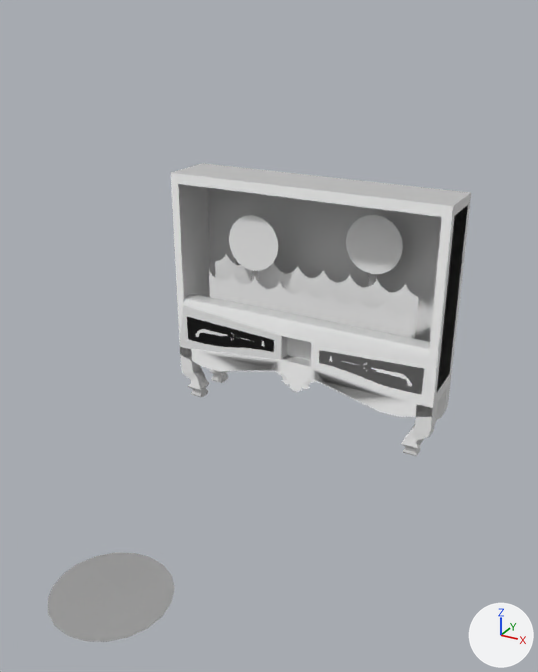
An edit to the FBX model TreasureDefence/Assets/Models/ArcadeMachines/TD_Model_ShootingRange.fbx, drawn before and after from the same camera.
The view is the same before and after, from a camera (50 mm lens) standing at (0.159, -0.262, 0.194) and looking at (0.02, -0.009, 0.068). The axes (+X, +Y, +Z) are drawn at lower right. The lights are the same throughout. Where no turn or scale is listed for an object, it has been applied to the vertices. Vertices at the same position are counted once.

Names of what the first picture shows: 'ShootingRangeBox', 'StandingPoint', 'StandingPoint2', 'StartTarget', 'Stick', 'Stick1', 'Water1', 'Water2'.
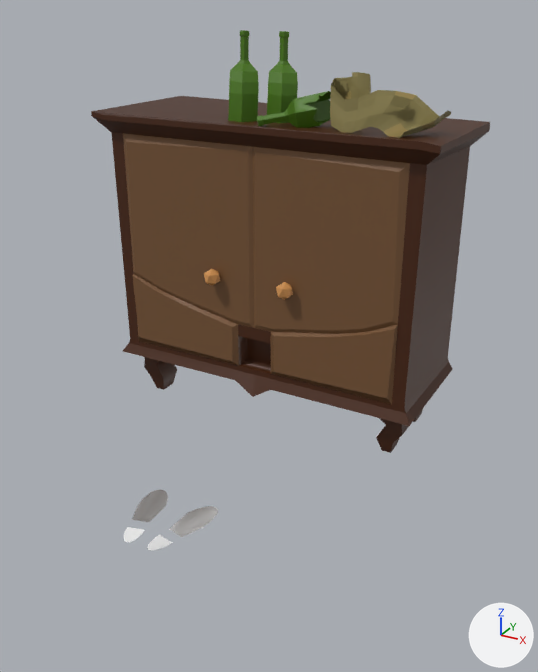
Changed parts and their boxes (x1, y1, x2, y2) in the pictures (538 x 672 px):
'ShootingRangeBox', deleted: before (171, 163, 471, 456)
'WoodenDesk1', added (brown): after (91, 96, 490, 453)
'Door2', added (brown): after (253, 147, 410, 334)
'Door1', added (brown): after (123, 134, 254, 328)
'StandingPoint', reshaped, moved (25% narrower, 31% shorter): before (48, 552, 175, 642); after (123, 489, 218, 551)
'Water1', deleted: before (209, 270, 414, 338)
'PaperRoll', added (yellow): after (330, 72, 451, 138)
'Water2', deleted: before (215, 254, 418, 339)
'StandingPoint2', deleted: before (346, 215, 403, 274)
'StartTarget', deleted: before (229, 215, 278, 271)
'WineBottle1', added (green): after (228, 30, 259, 122)
'WineBottle2', added (green): after (267, 31, 298, 123)
'BrokenWindeBottle', added (green): after (257, 91, 331, 128)
'Door_handle', added: after (276, 282, 293, 300)
'WoodenDesk2', added: after (204, 269, 220, 286)
'Stick1', deleted: before (368, 273, 376, 287)
'Stick', deleted: before (252, 271, 258, 281)

The change, as a diff of the scene's bpy script:
```diff
--- a/TreasureDefence/Assets/Models/ArcadeMachines/TD_Model_ShootingRange.fbx.py
+++ b/TreasureDefence/Assets/Models/ArcadeMachines/TD_Model_ShootingRange.fbx.py
@@ me_mesh_003 @@
-me_mesh_003.from_pydata(...)  # 21 vertices, 20 faces; spans x -0.0238..0.0238, y -0.0238..0.0238, z 0.0
+me_mesh_003.from_pydata(...)  # 48 vertices, 40 faces; spans x -0.017..0.017, y -0.0181..0.0181, z 0.0
+# me_mesh_003 part 1: the whole mesh is rebuilt
 me_mesh_003.materials.append(mat_blinn1)
@@ ob_water1 @@
-ob_water1 = bpy.data.objects.new('Water1', me_mesh_001)
@@ ob_water2 @@
-ob_water2 = bpy.data.objects.new('Water2', me_mesh_002)
@@ ob_starttarget @@
-ob_starttarget = bpy.data.objects.new('StartTarget', me_mesh_004)
@@ ob_standingpoint @@
 ob_standingpoint = bpy.data.objects.new('StandingPoint', me_mesh_003)
-ob_standingpoint.location = (0.0, -0.0974, -0.0098)
+ob_standingpoint.location = (-0.0001, -0.0627, 0.0008)
@@ ob_shootingrangebox @@
-ob_shootingrangebox = bpy.data.objects.new('ShootingRangeBox', me_mesh)
@@ ob_stick @@
-ob_stick = bpy.data.objects.new('Stick', me_mesh_005)
@@ ob_standingpoint2 @@
-ob_standingpoint2 = bpy.data.objects.new('StandingPoint2', me_mesh_006)
@@ ob_stick1 @@
-ob_stick1 = bpy.data.objects.new('Stick1', me_mesh_007)
@@ ob_brokenwindebottle @@
+ob_brokenwindebottle = bpy.data.objects.new('BrokenWindeBottle', me_mesh_007_1)  # 58 vertices, 48 faces; spans x -0.026..0.0041, y -0.0158..0.008, z -0.0082..0.0066; in mat_leaves5 (dark green #47730c)
+ob_brokenwindebottle.location = (0.0234, 0.0339, 0.1563)
@@ ob_woodendesk1 @@
+ob_woodendesk1 = bpy.data.objects.new('WoodenDesk1', me_mesh_004_1)  # 144 vertices, 158 faces; spans x -0.154..0.017, y -0.059..0.016, z -0.011..0.14; in mat_material_066 (brown #472002), mat_material_070 (brown #775434)
+ob_woodendesk1.location = (0.0618, 0.0763, 0.0102)
@@ ob_door1 @@
+ob_door1 = bpy.data.objects.new('Door1', me_mesh_009)  # 14 vertices, 15 faces; spans x 0.0..0.0718, y -0.0019..0.0, z -0.0509..0.0352; in mat_material_007 (brown #775434)
+ob_door1.location = (-0.0782, 0.0243, 0.1045)
@@ ob_door2 @@
+ob_door2 = bpy.data.objects.new('Door2', me_mesh_011)  # 14 vertices, 15 faces; spans x -0.0715..0.0, y -0.0019..0.0005, z -0.0509..0.0352; in mat_material_007 (brown #775434)
+ob_door2.location = (0.065, 0.0233, 0.1045)
@@ ob_paperroll @@
+ob_paperroll = bpy.data.objects.new('PaperRoll', me_mesh_1)  # 100 vertices, 75 faces; spans x -0.0277..0.0209, y -0.0176..0.0077, z -0.0094..0.0137; in mat_material_071 (yellow #9b8f5c), mat_material_073 (yellow #b49e61)
+ob_paperroll.location = (0.054, 0.037, 0.1574)
@@ ob_winebottle2 @@
+ob_winebottle2 = bpy.data.objects.new('WineBottle2', me_mesh_006_1)  # 55 vertices, 52 faces; spans x -0.0056..0.0073, y -0.0064..0.0072, z -0.0086..0.0293; in mat_leaves5 (dark green #47730c)
+ob_winebottle2.location = (-0.0003, 0.0386, 0.1563)
@@ ob_door_handle @@
+ob_door_handle = bpy.data.objects.new('Door_handle', me_mesh_012)  # an icosphere of 20 faces spanning x -0.05689..-0.04911, y -0.05881..-0.05139, z 0.0319..0.0406; in mat_material_069 (orange #d39454)
+ob_door_handle.location = (0.0652, 0.0742, 0.0412)
@@ ob_woodendesk2 @@
+ob_woodendesk2 = bpy.data.objects.new('WoodenDesk2', me_mesh_010)  # an icosphere of 20 faces spanning x -0.00484..0.00294, y -0.00071..0.00671, z -0.0024..0.00629; in mat_material_069 (orange #d39454)
+ob_woodendesk2.location = (-0.0256, 0.0161, 0.0756)
@@ ob_winebottle1 @@
+ob_winebottle1 = bpy.data.objects.new('WineBottle1', me_mesh_005_1)  # 55 vertices, 52 faces; spans x -0.0056..0.0073, y -0.0064..0.0072, z -0.0086..0.0293; in mat_leaves5 (dark green #47730c)
+ob_winebottle1.location = (-0.0161, 0.0325, 0.1566)
```
